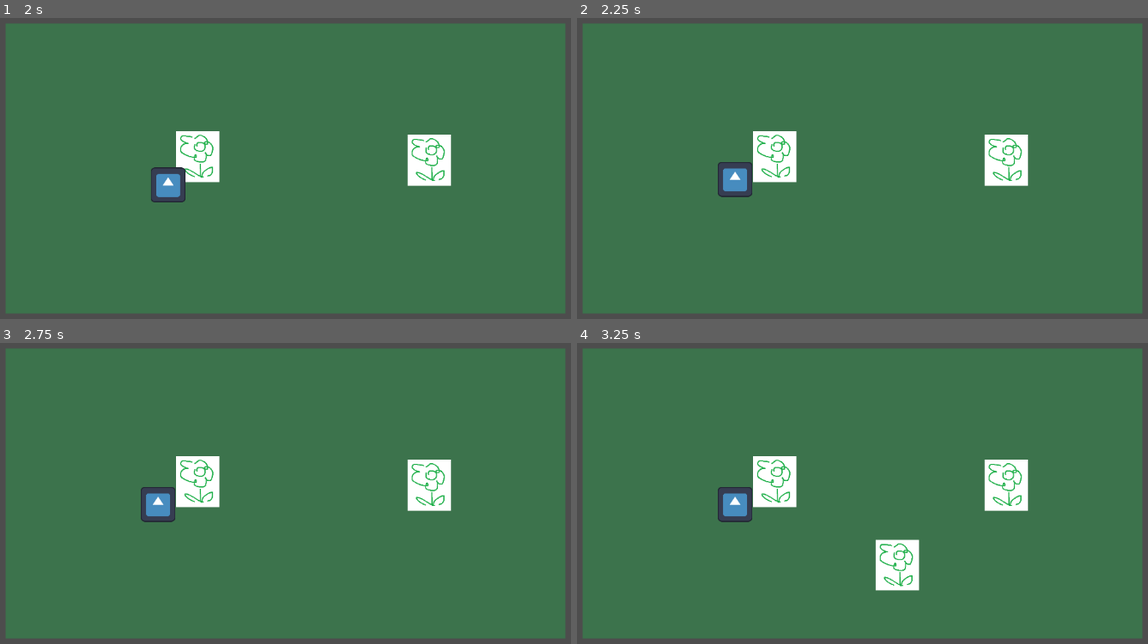
Above: before the commit, frames 1-4 (two rows, left to right).
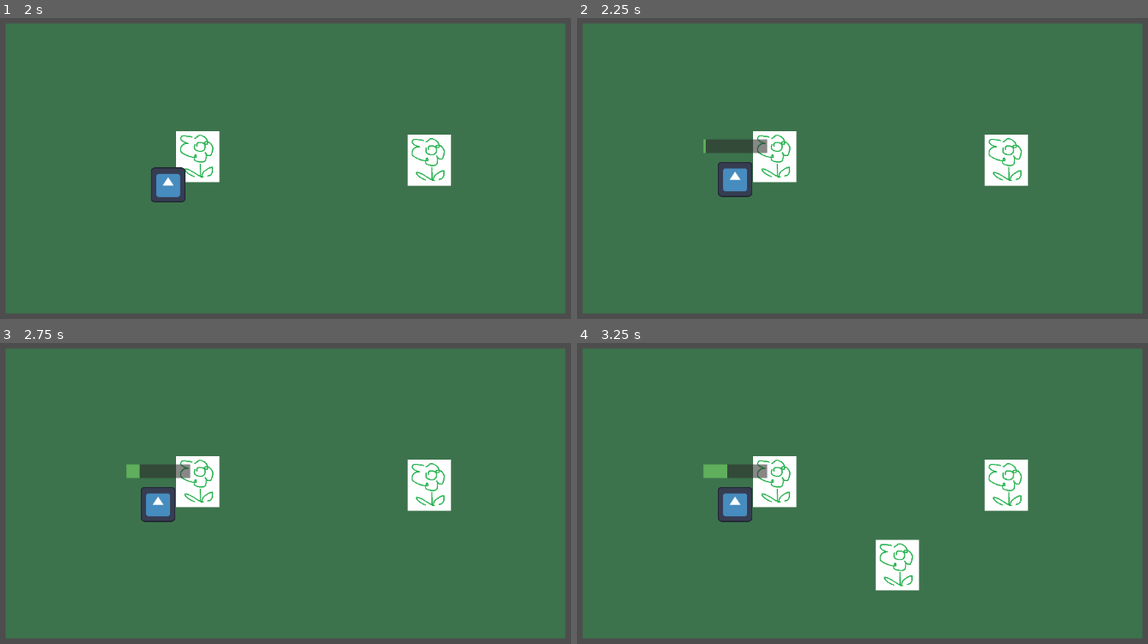
Above: after the commit, the same moments.

Repository: marikadu/FlowerBug
Game: Godot game, scene res://main.tscn
Two runs of this game, one before a commit and one after it. Both use one fixed random seed, a clock stepped at 60 frames per second and the inputs below. The engine's default icon, where the game draws it, is replaced by a stand-in: a white triangle on a blue panel in a dark square.
Inputs (mouse positions are in pixels of both pictures, inside the frame that each line leads up to):
- Up to frame 1 (2 s): tap Enter at 0.5 s; move the mouse to (433, 150) at 0.52 s; click (433, 150) at 0.6 s; move the mouse to (148, 186) at 1.27 s; click (148, 186) at 1.35 s
- Up to frame 2 (2.25 s): move the mouse to (931, 84) at 2.02 s; click (931, 84) at 2.1 s
- Up to frame 3 (2.75 s): no input
- Up to frame 4 (3.25 s): move the mouse to (828, 571) at 2.77 s; click (828, 571) at 2.85 s

Frame 1 is identical in both runs. In frame 2, 0.5% of the frame differs, in the area x 22-34%, y 40-46%; in frame 3, 0.5%; in frame 4, 0.5%.

Commit message:
added a progress bar

Diff:
--- a/main.gd
+++ b/main.gd
@@ -65,7 +65,7 @@
 		spawn_flower()
 	else:
 		print("too many flowers, don't spawn")
-		$Flower_Spawn_Timer.stop()
+		#$Flower_Spawn_Timer.stop()
 		# ideally, stop the timer unless there are less than 10 flowers
 
 
--- /dev/null
+++ b/player/eating_progress.gd
@@ -0,0 +1,11 @@
+extends ProgressBar
+
+
+# Called when the node enters the scene tree for the first time.
+func _ready() -> void:
+	pass # Replace with function body.
+
+
+# Called every frame. 'delta' is the elapsed time since the previous frame.
+func _process(delta: float) -> void:
+	pass
--- /dev/null
+++ b/player/eating_progress.tscn
@@ -0,0 +1,17 @@
+[gd_scene load_steps=4 format=3 uid="uid://cgejd1thooaby"]
+
+[ext_resource type="Script" uid="uid://bw3n681r4wvoa" path="res://player/eating_progress.gd" id="1_8lola"]
+
+[sub_resource type="StyleBoxFlat" id="StyleBoxFlat_8lola"]
+bg_color = Color(0.101961, 0.101961, 0.101961, 0.470588)
+
+[sub_resource type="StyleBoxFlat" id="StyleBoxFlat_t6o1t"]
+bg_color = Color(0.300124, 0.65914, 0.355829, 1)
+
+[node name="ProgressBar" type="ProgressBar"]
+offset_right = 96.0
+offset_bottom = 27.0
+theme_override_styles/background = SubResource("StyleBoxFlat_8lola")
+theme_override_styles/fill = SubResource("StyleBoxFlat_t6o1t")
+value = 45.28
+script = ExtResource("1_8lola")
--- a/player/insect.gd
+++ b/player/insect.gd
@@ -2,6 +2,7 @@
 
 @onready var insect_area_2d: Area2D = $InsectArea2D
 @onready var eating_timer: Timer = $EatingTimer
+@onready var eating_bar: ProgressBar = $EatingBar
 
 
 #@export var speed = 400.0
@@ -13,6 +14,9 @@
 var near_flower: bool
 var flower_to_eat: Node2D = null
 var is_eating: bool =  false
+
+func _ready() -> void:
+	eating_bar.hide()
 
 func _physics_process(_delta: float) -> void:
 	# character stops when it is eating
@@ -49,10 +53,18 @@
 			print("eating...")
 			is_eating = true
 			eating_timer.start()
+			eating_bar.value = 0 # resetting the progress bar value
+			eating_bar.show()
 			#eat_flower(flower_to_eat)
 
 		else:
 			print("can't eat")
+
+
+func _process(delta: float) -> void:
+	if is_eating:
+		var percentage = (eating_timer.time_left / eating_timer.wait_time) * 100
+		eating_bar.value = 100 - percentage
 
 func _on_insect_area_2d_body_entered(body: Node2D) -> void:
 	if body.is_in_group("flower"):
@@ -73,5 +85,6 @@
 	if flower_to_eat:
 		get_parent().remove_flower(flower_to_eat)
 		print("ate!")
+		eating_bar.hide()
 		near_flower = false
 		is_eating = false
--- a/player/insect.tscn
+++ b/player/insect.tscn
@@ -1,10 +1,17 @@
-[gd_scene load_steps=4 format=3 uid="uid://b4msv7itrsdr8"]
+[gd_scene load_steps=7 format=3 uid="uid://b4msv7itrsdr8"]
 
 [ext_resource type="Script" uid="uid://bd0tug1ap5pnm" path="res://player/insect.gd" id="1_ev3hp"]
 [ext_resource type="Texture2D" uid="uid://df7jeoknp7svk" path="res://icon.svg" id="2_4e74r"]
+[ext_resource type="Script" uid="uid://bw3n681r4wvoa" path="res://player/eating_progress.gd" id="3_4e74r"]
 
 [sub_resource type="CircleShape2D" id="CircleShape2D_1kt6d"]
 radius = 39.5
+
+[sub_resource type="StyleBoxFlat" id="StyleBoxFlat_c1dqc"]
+bg_color = Color(0.172549, 0.164706, 0.168627, 0.564706)
+
+[sub_resource type="StyleBoxFlat" id="StyleBoxFlat_xut38"]
+bg_color = Color(0.372757, 0.686339, 0.363004, 1)
 
 [node name="insect" type="CharacterBody2D"]
 z_index = 1
@@ -28,6 +35,17 @@
 wait_time = 3.0
 one_shot = true
 
+[node name="EatingBar" type="ProgressBar" parent="."]
+offset_left = -53.0
+offset_top = -67.0
+offset_right = 54.0
+offset_bottom = -44.0
+theme_override_styles/background = SubResource("StyleBoxFlat_c1dqc")
+theme_override_styles/fill = SubResource("StyleBoxFlat_xut38")
+value = 9.31
+show_percentage = false
+script = ExtResource("3_4e74r")
+
 [connection signal="body_entered" from="InsectArea2D" to="." method="_on_insect_area_2d_body_entered"]
 [connection signal="body_exited" from="InsectArea2D" to="." method="_on_insect_area_2d_body_exited"]
 [connection signal="timeout" from="EatingTimer" to="." method="_on_eating_timer_timeout"]
--- a/spawnArea/spawn_area.gd
+++ /dev/null
@@ -1,11 +0,0 @@
-extends Control
-
-
-# Called when the node enters the scene tree for the first time.
-func _ready() -> void:
-	pass # Replace with function body.
-
-
-# Called every frame. 'delta' is the elapsed time since the previous frame.
-func _process(delta: float) -> void:
-	pass
--- a/spawnArea/spawn_area.tscn
+++ b/spawnArea/spawn_area.tscn
@@ -1,6 +1,5 @@
-[gd_scene load_steps=4 format=3 uid="uid://pajvfvquyng0"]
+[gd_scene load_steps=3 format=3 uid="uid://pajvfvquyng0"]
 
-[ext_resource type="Script" uid="uid://dh2wxmxtw5oii" path="res://spawnArea/spawn_area.gd" id="1_kv71e"]
 [ext_resource type="Texture2D" uid="uid://4481ca1loru3" path="res://spawnArea/area.png" id="2_th02x"]
 
 [sub_resource type="RectangleShape2D" id="RectangleShape2D_kv71e"]
@@ -17,7 +16,6 @@
 grow_vertical = 2
 size_flags_horizontal = 4
 size_flags_vertical = 4
-script = ExtResource("1_kv71e")
 
 [node name="Area" type="Sprite2D" parent="."]
 modulate = Color(1, 1, 1, 0.380392)
Not shown, added: player/eating_progress.gd.uid
